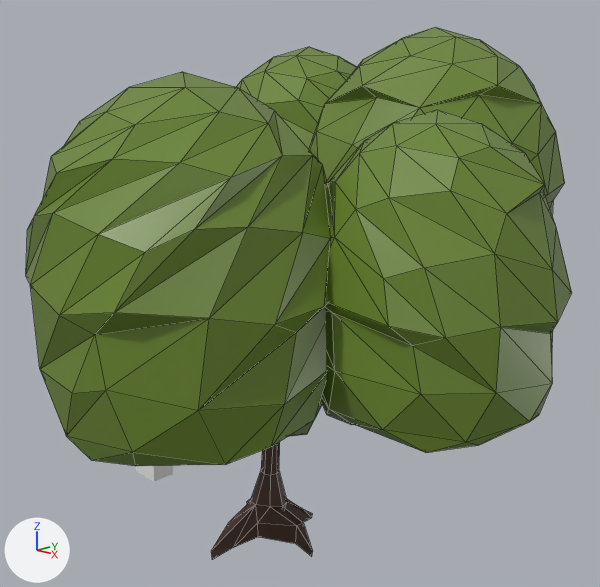
Renders of the Blender file Vegetation/trees.blend from each side of a commit.
Both versions are drawn from a 50 mm camera at (6.21, -5.77, 4.74) aimed at (0.52, 0.01, 2.82). The axes (+X, +Y, +Z) are drawn at lower left. The lights are the same throughout. Mesh edges are drawn as thin lines on the coarser meshes.

Objects in the first picture: 'SagLeafTreeLeaves', 'SagLeafTreeTrunk'.
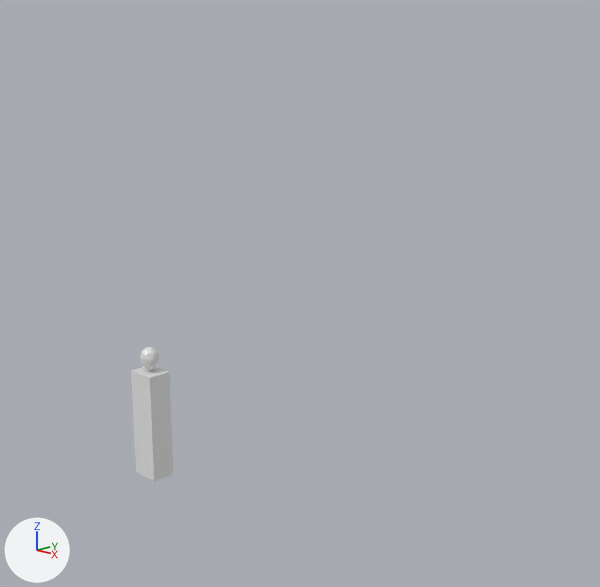
Scene script edits in JSON lines:
```json
{"op": "add", "block": "ob_sagleaftreetrunk", "code": "ob_sagleaftreetrunk.hide_set(True)  # its collection is switched off"}
{"op": "add", "block": "ob_sagleaftreeleaves", "code": "ob_sagleaftreeleaves.hide_set(True)  # its collection is switched off"}
```

What differs and where, as boxes (x1, y1, x2, y2) in the pictures (600 x 587 px):
```json
{"object": "SagLeafTreeLeaves", "change": "hidden", "before": [26, 27, 572, 466], "on screen": "green"}
{"object": "SagLeafTreeTrunk", "change": "hidden", "before": [211, 442, 313, 560], "on screen": "brown"}
{"object": "CharacterSize", "change": "unchanged, uncovered by the edit", "before": [136, 465, 173, 481], "after": [131, 347, 173, 481]}
```
